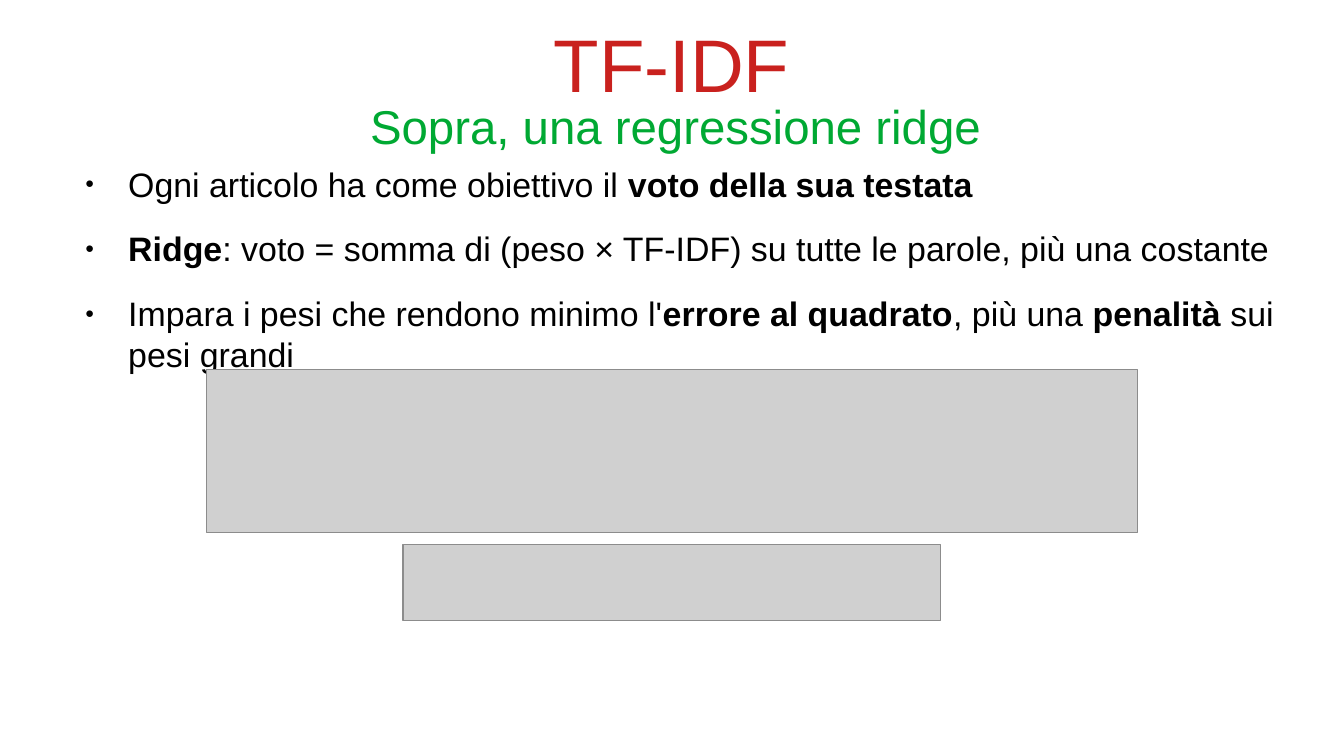
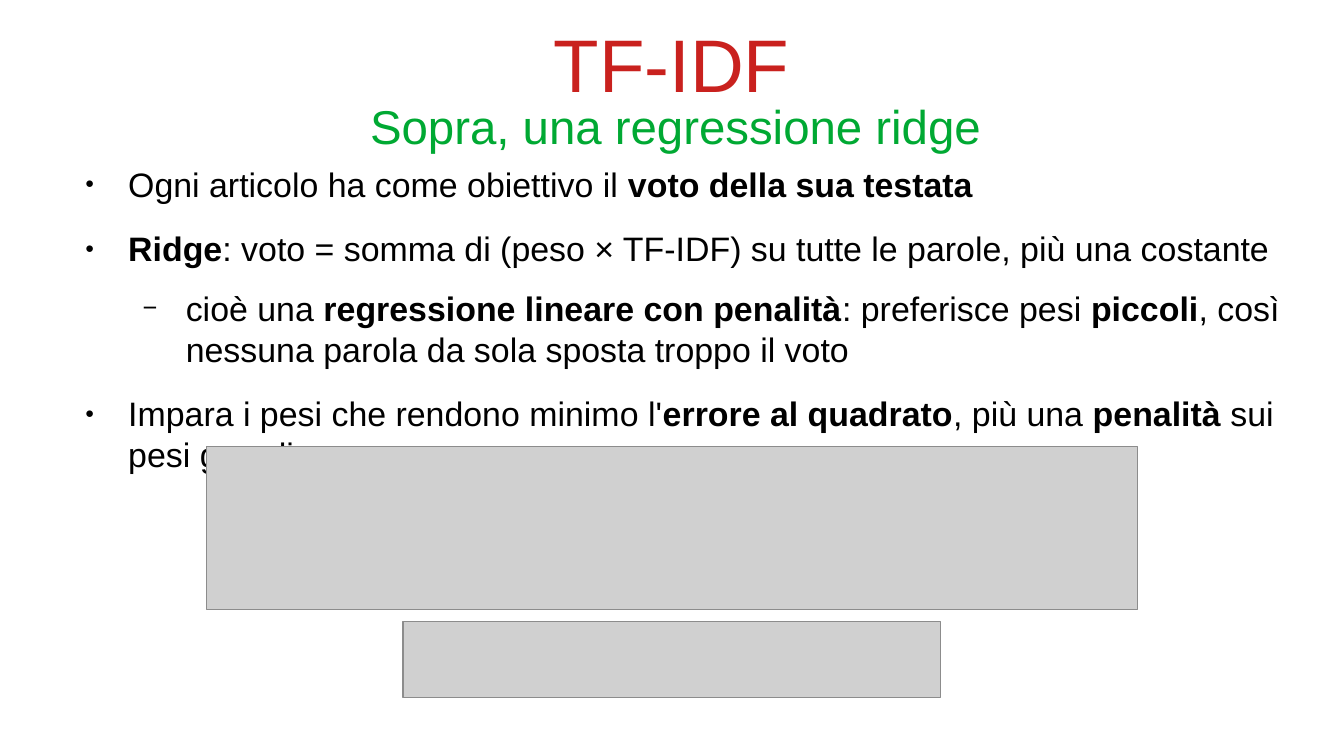
Before and after one commit to bianchi-john/PublisherClassification, a slide deck: slide 16 of Presentazioni/Stato finale/FinalState.odp. Drawn at 1344x756 pixels with LibreOffice and Linux fonts; fonts in the diff are those of the drawing; grey boxes stand for pictures. Boxes give left, top, right and bottom in pixels: in the first picture for what was removed or moved away, otherwise in the second. Text is boxed around its words. In the diff, an @@ line names an element or a change of style, - is before the commit and + after.

```diff
--- a/Presentazioni/Stato finale/FinalState.odp
+++ b/Presentazioni/Stato finale/FinalState.odp
@@ text at (186,296,1279,369): paragraph added @@
+  − cioè una regressione lineare con penalità: preferisce pesi piccoli, così nessuna parola da sola sposta troppo il voto
@@ picture: place and size @@
-picture at (404,545,942,621)
+picture at (207,446,1138,610)
@@ picture: place and size @@
-picture at (207,370,1138,533)
+picture at (404,622,942,698)
```
Also in this commit, not shown: 9 other slides changed, 18 slides added, 4 slides removed, 43 other files.
